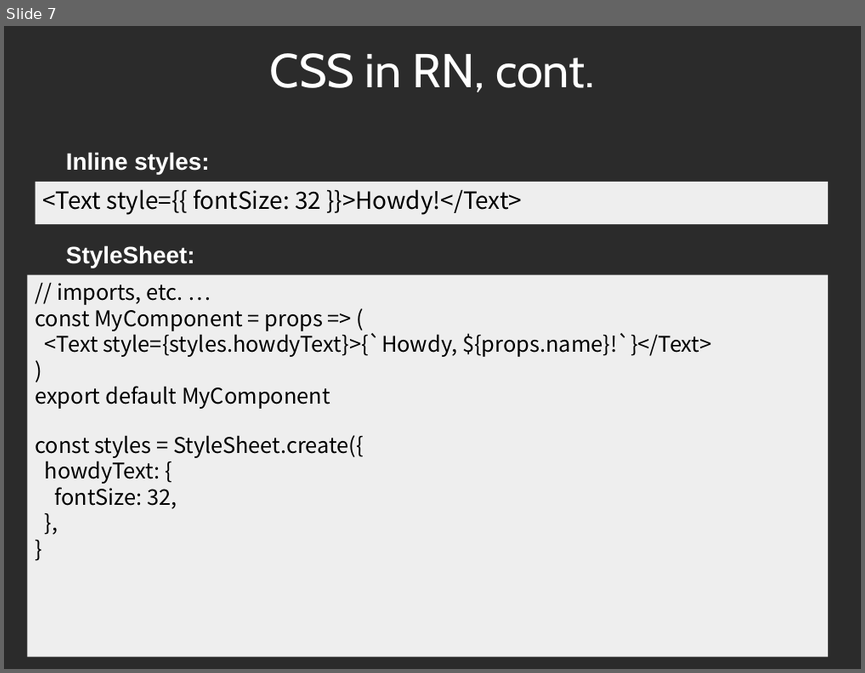
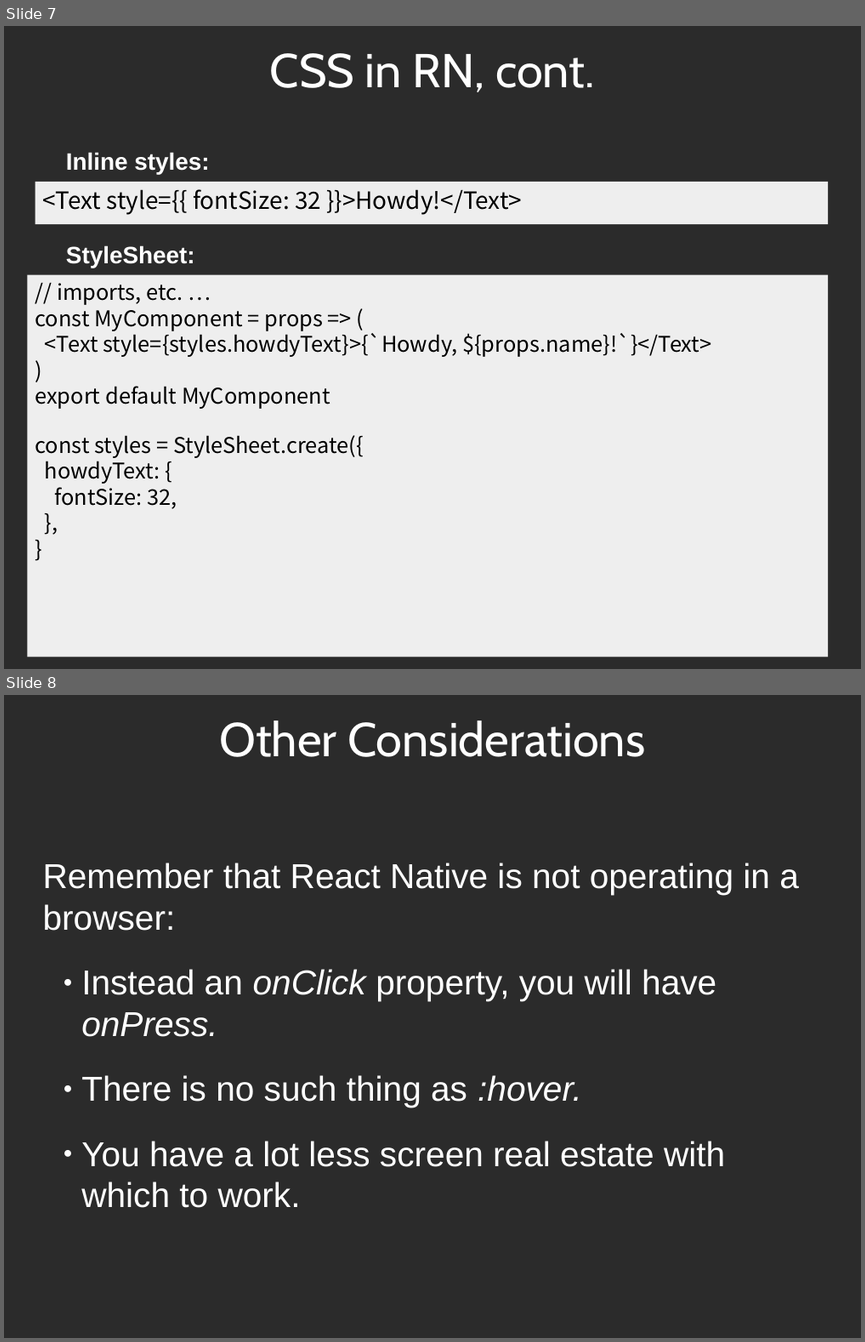
Before and after one commit to kevinsmithwebdev-zz/tvc, a slide deck: react-native/rn.odp. Shown one above the other, each under a label of ours: slide 7 before the commit, slides 7 and 8 after it. The pictures are 865x673 and 865x1342 pixels, drawn with LibreOffice and Linux fonts; fonts in the diff are those of the drawing; background and template pictures are left out; a plain dark background stands for a picture behind light text. Boxes give left, top, right and bottom in pixels: in the first picture for what was removed or moved away, otherwise in the second. Text is boxed around its words. In the diff, an @@ line names an element or a change of style, - is before the commit and + after.

```diff
--- a/react-native/rn.odp
+++ b/react-native/rn.odp
@@ slide 8 added at (4, 695, 861, 1338), background picture (left out) @@
@@ title added at (219, 721, 645, 757), 44 pt, text #FFFFFF @@
+Other Considerations
@@ text added at (43, 862, 799, 1208), 32 pt, text #FFFFFF @@
+Remember that React Native is not operating in a browser:
+● Instead an onClick property, you will have onPress.
+● There is no such thing as :hover.
+● You have a lot less screen real estate with which to work.
```
Also in this commit, not shown: 1 slide changed.
